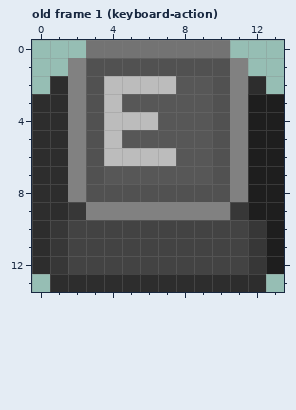
A pixel-art file gets an edit: assets/sprites/buttons.aseprite. The first picture shows the starting point.
14x14 pixels, 7 frames. Colours within 5 levels of each other are drawn and written as one. Shown: old frame 1 (keyboard-action). The commit also changed other frames, which this record leaves out.
New version:
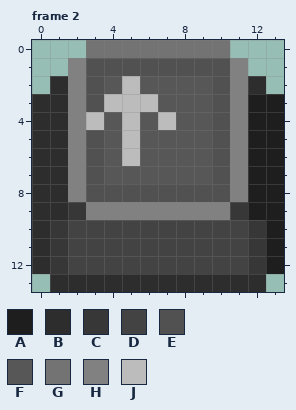
Palette (. is transparent): A #1e1e1e  B #2d2d2d  C #373737  D #434343  E #515151  F #575757  G #737373  H #818181  J #bcbcbc
A new or re-ordered frame is compared with the old frame closest to it.
From the commit log: enhance button graphics and remap some buttons to allow for more flexible controls
Changes in this commit:
frames re-ordered
Frame 2 against old frame 1 (keyboard-action), layer "Label":
Colour J becomes colour F in row 2 at x 4 and 6 to 7; in row 4 at x 4 and 6; in row 5 at x 4; in row 6 at x 4 and 6 to 7.
Colour E becomes colour J in row 4 at x 3.
Colour F becomes colour J in row 3 at x 5 to 6; in row 4 at x 7; in row 5 at x 5.
Boxes around the changes in both pictures, in picture pixels (x1, y1, x2, y2):
changed: (86, 76, 176, 166)
